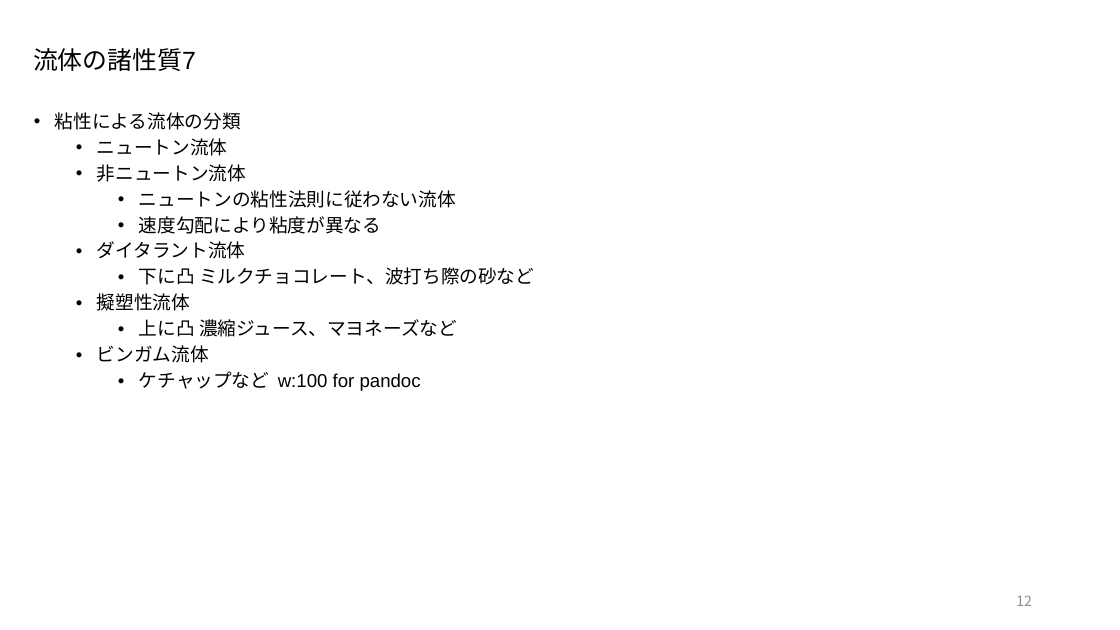
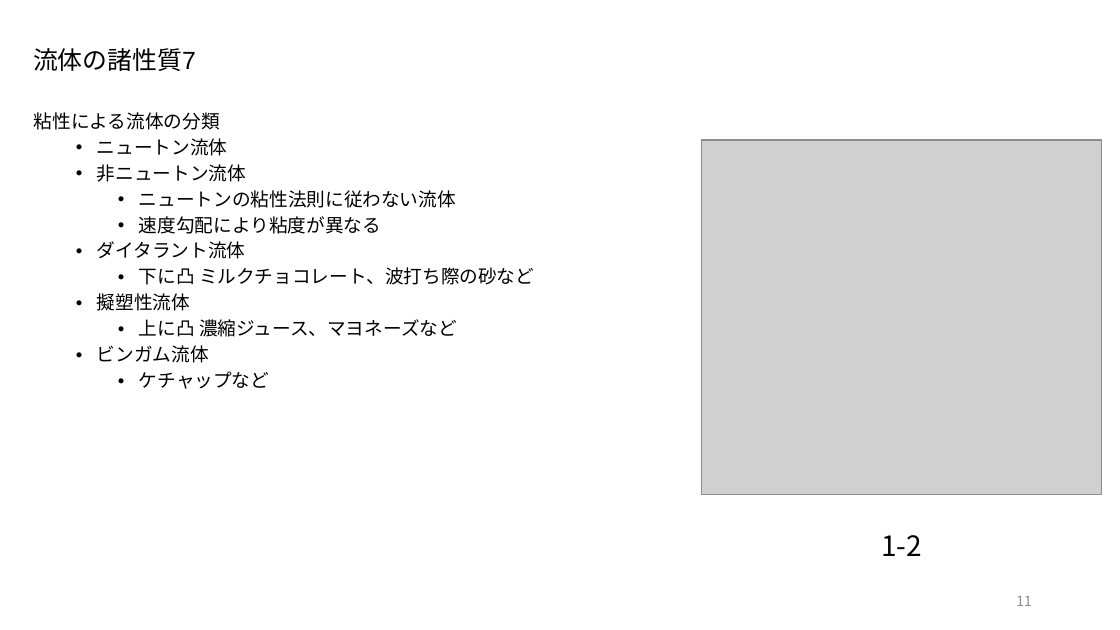
Before and after one commit to akmiccom/markdown_powerpoint, a slide deck: slide 11 of Basics_of_Fluid_Mechanics/Basics_of_Fluid_Mechanics.pptx (slide 12 before the commit). Drawn at 1120x630 pixels with LibreOffice and Linux fonts; fonts in the diff are those of the drawing; grey boxes stand for pictures; background and template pictures are left out. Boxes give left, top, right and bottom in pixels: in the first picture for what was removed or moved away, otherwise in the second. Text is boxed around its words. In the diff, an @@ line names an element or a change of style, - is before the commit and + after.

```diff
--- a/Basics_of_Fluid_Mechanics/Basics_of_Fluid_Mechanics.pptx
+++ b/Basics_of_Fluid_Mechanics/Basics_of_Fluid_Mechanics.pptx
@@ text at [34,112,220,130]: bullet • to none @@
@@ picture added at [701,140,1101,495] @@
@@ text at [139,371,269,389]: text changed @@
-    • ケチャップなど w:100 for pandoc
+    • ケチャップなど
@@ text added at [881,535,922,556], 18 pt, text #000000 @@
+1-2
@@ page number at [1016,596,1032,606]: text changed @@
-12
+11
```
Also in this commit, not shown: 10 other slides changed, 2 slides added, 5 slides removed, 4 other files.
